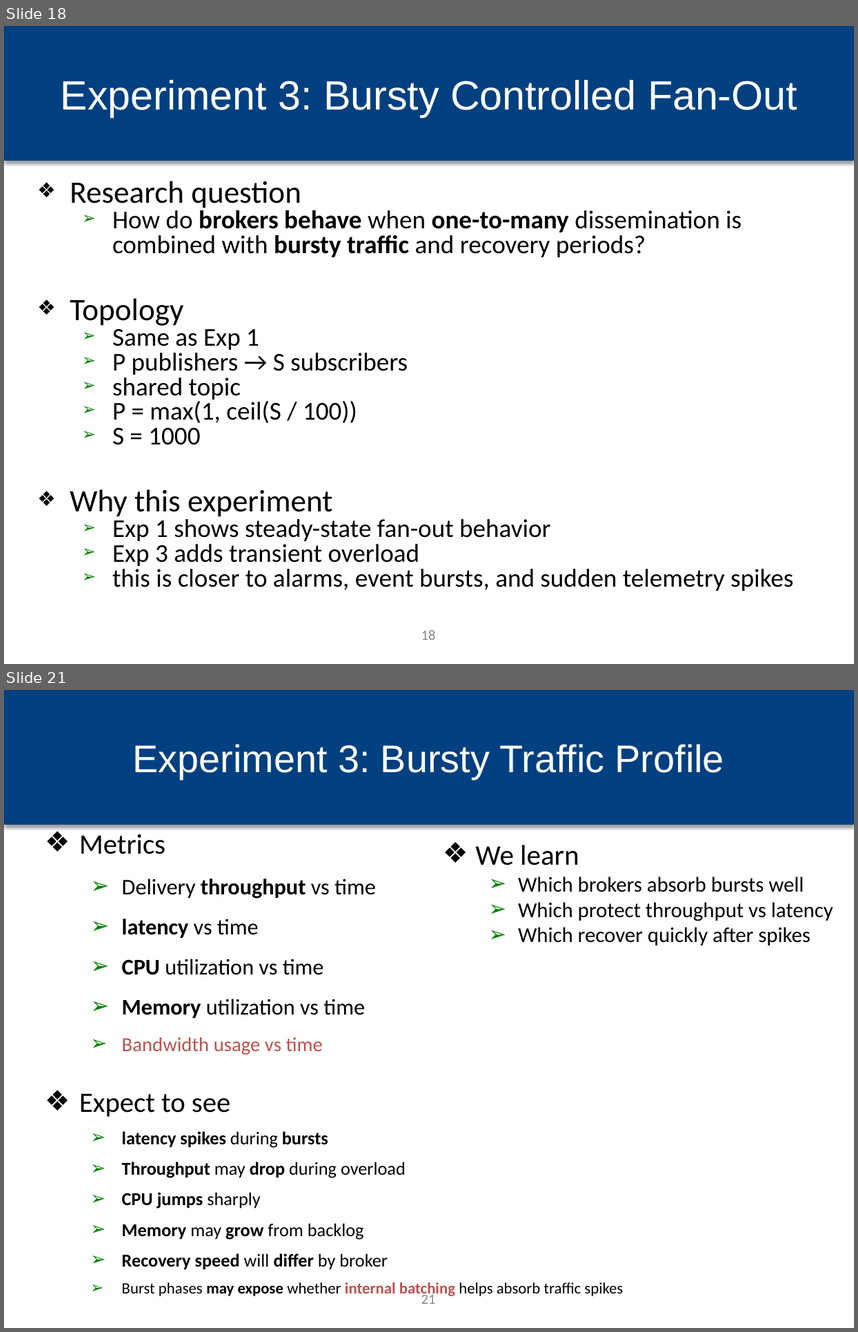
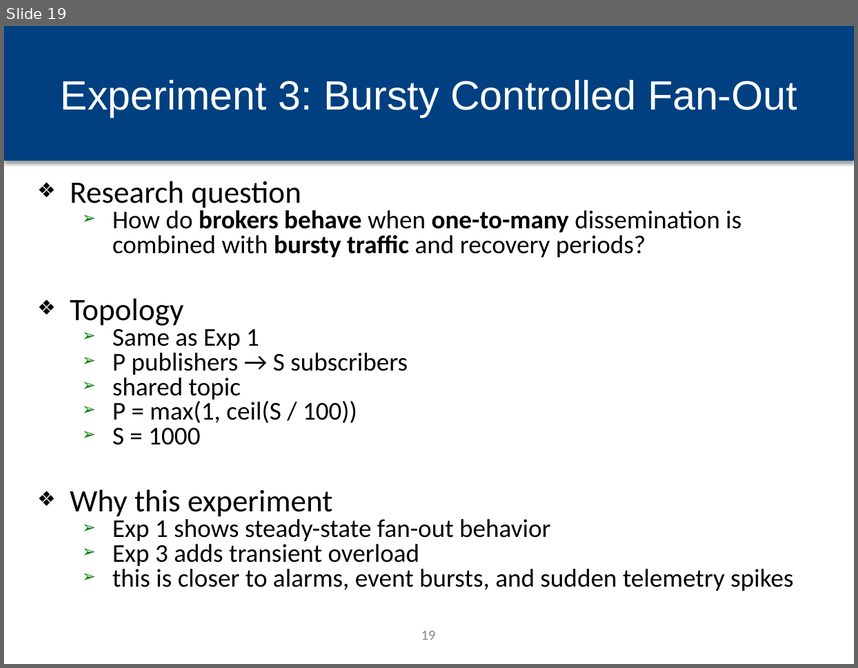
Before and after one commit to hpcclab/mq-bench, a slide deck: docs/Plan/MQ_Bench_Journal_Extension_final.pptx. Shown one above the other, each under a label of ours: slides 18 and 21 before the commit, slide 19 after it; the slides between them are not shown. The pictures are 858x1332 and 858x668 pixels, drawn with LibreOffice and Linux fonts; fonts in the diff are those of the drawing; background and template pictures are left out. Boxes give left, top, right and bottom in pixels: in the first picture for what was removed or moved away, otherwise in the second. Text is boxed around its words. In the diff, an @@ line names an element or a change of style, - is before the commit and + after.

Commit message:
Updates for bursty workload

```diff
--- a/docs/Plan/MQ_Bench_Journal_Extension_final.pptx
+++ b/docs/Plan/MQ_Bench_Journal_Extension_final.pptx
@@ slide 21 removed at (x1=4, y1=690, x2=854, y2=1328), background #FFFFFF; not listed: 1 template element that a slide beside it also shows @@
@@ title removed at (x1=133, y1=744, x2=724, y2=779) @@
-Experiment 3: Bursty Traffic Profile
@@ text removed at (x1=79, y1=834, x2=623, y2=1298) @@
-❖ Metrics
-  ➢ Delivery throughput vs time
-  ➢ latency vs time
-  ➢ CPU utilization vs time
-  ➢ Memory utilization vs time
-  ➢ Bandwidth usage vs time
-❖ Expect to see
-  ➢ latency spikes during bursts
-  ➢ Throughput may drop during overload
-  ➢ CPU jumps sharply
-  ➢ Memory may grow from backlog
-  ➢ Recovery speed will differ by broker
-  ➢ Burst phases may expose whether internal batching helps absorb traffic spikes
@@ text removed at (x1=475, y1=845, x2=833, y2=945) @@
-❖ We learn
-  ➢ Which brokers absorb bursts well
-  ➢ Which protect throughput vs latency
-  ➢ Which recover quickly after spikes
@@ page number removed at (x1=421, y1=1292, x2=436, y2=1303) @@
-21
@@ what was slide 18 is now slide 19 @@
@@ page number at (x1=421, y1=630, x2=436, y2=639): text changed @@
-18
+19
```
Also in this commit, not shown: 23 slides changed, 8 slides added, 12 other files.
